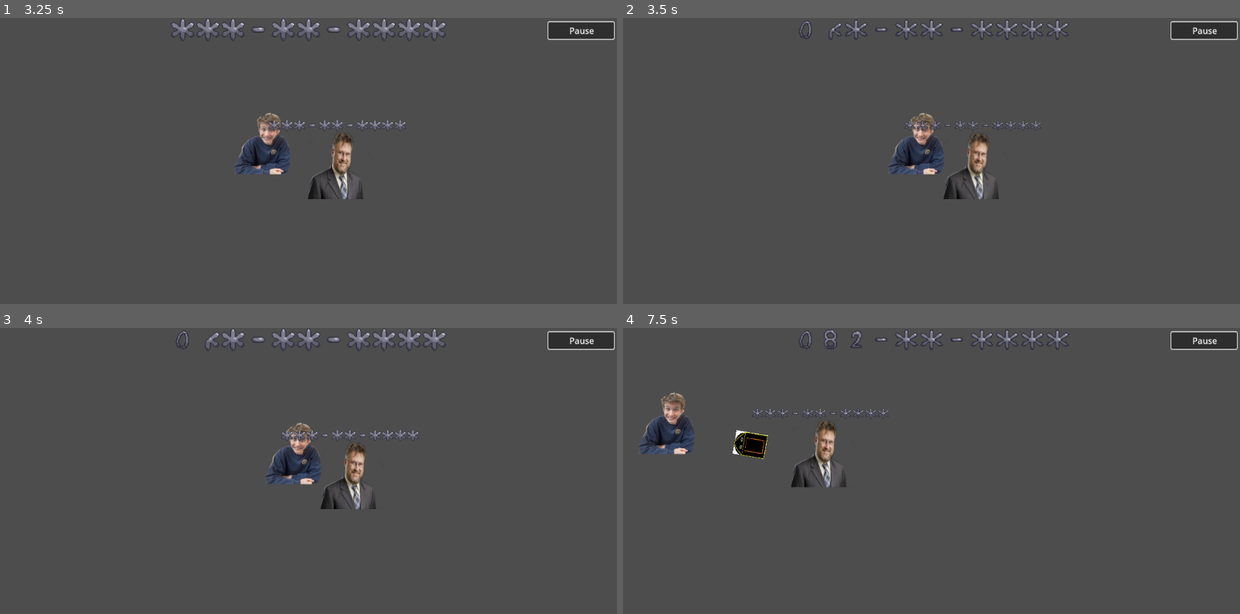
Above: before the commit, frames 1-4 (two rows, left to right).
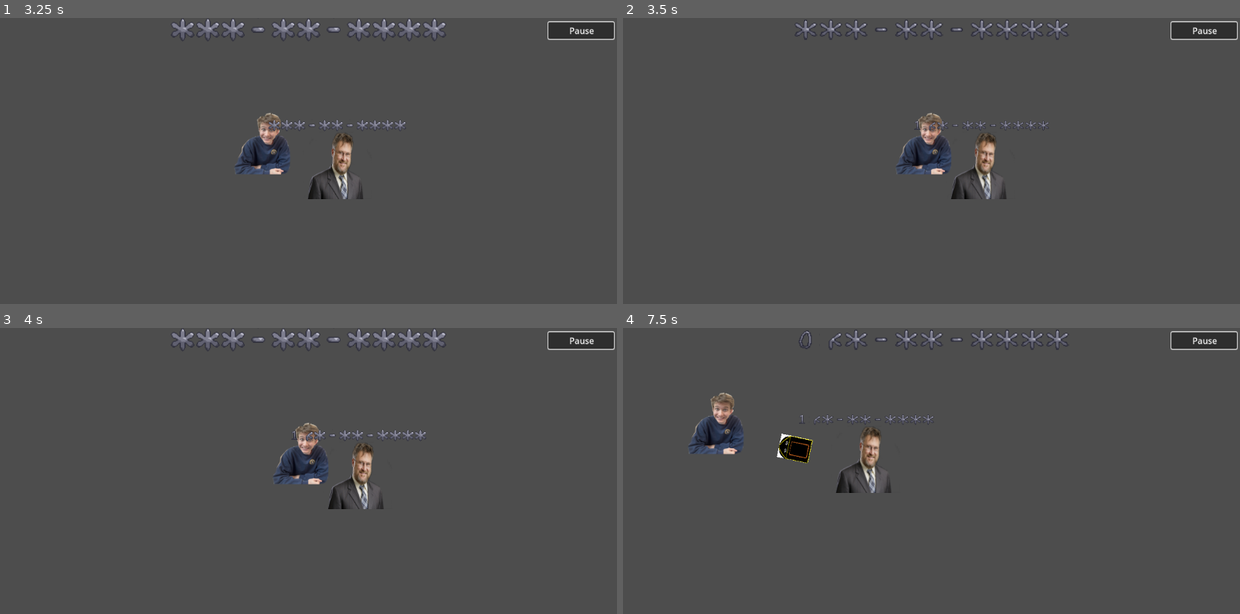
Above: after the commit, the same moments.

Repository: gabcorn/Project1-ECEN4273
Game: Godot game, scene res://Game_Logic_and_UI/main_menu.tscn
Two runs of this game, one before a commit and one after it. Both use one fixed random seed, a clock stepped at 60 frames per second and the inputs below.
Inputs:
- Up to frame 1 (3.25 s): click "Start Game" at 0.5 s; click "Pause" at 1.25 s; click "Return to Play" at 2 s; hold Right (Right) from 2.78 s (still down); tap Up (Up) at 3.02 s
- Up to frame 2 (3.5 s): keep holding Right (Right)
- Up to frame 3 (4 s): keep holding Right (Right); tap Up (Up) at 3.77 s
- Up to frame 4 (7.5 s): release Right (Right) at 4.28 s; hold Left (Left) 4.28-5.03 s; hold Right (Right) 5.03-6.53 s; tap Up (Up) at 5.27, 6.02, 6.77 s; hold Left (Left) 6.53-7.28 s; hold Right (Right) from 7.28 s (still down)

Frame 1 is identical in both runs. In frame 2, 2.2% of the frame differs, in the area x 28-69%, y 0-64%; in frame 3, 2.3%; in frame 4, 4.6%, in the area x 2-51%, y 0-58%.

Commit message:
Adding Walls and Passages
I added collision with the walls as well as a passage that works and leads to the next room. I also added another room to the game through which a player can enter.

Diff:
--- a/Character_Related/movement.gd
+++ b/Character_Related/movement.gd
@@ -113,3 +113,7 @@
 		take_damage(1)
 		await get_tree().create_timer(1.0).timeout
 		i -= 1
+
+
+func _on_passage_body_entered(body: Node2D) -> void:
+	pass # Replace with function body.
--- a/Map_Related/Map.tscn
+++ b/Map_Related/Map.tscn
@@ -1,28 +1,63 @@
-[gd_scene load_steps=6 format=3 uid="uid://bkyw8pc35e8ek"]
+[gd_scene load_steps=10 format=3 uid="uid://bkyw8pc35e8ek"]
 
 [ext_resource type="PackedScene" uid="uid://d3brpoioce6hk" path="res://Character_Related/player_scene.tscn" id="1_2xggm"]
-[ext_resource type="Script" path="res://Game_Logic_and_UI/collision_shape_2d.gd" id="2_x6ech"]
 [ext_resource type="PackedScene" uid="uid://dpxc2jwa0sj86" path="res://Game_Logic_and_UI/ui.tscn" id="3_q0om5"]
+[ext_resource type="Script" path="res://Map_Related/passage.gd" id="4_asn6v"]
 [ext_resource type="PackedScene" uid="uid://blqpjlglprcso" path="res://Character_Related/villain.tscn" id="4_eu8aw"]
 
-[sub_resource type="RectangleShape2D" id="RectangleShape2D_nes1k"]
-size = Vector2(1149, 646)
+[sub_resource type="RectangleShape2D" id="RectangleShape2D_vxqu6"]
+size = Vector2(69.4, 20)
+
+[sub_resource type="RectangleShape2D" id="RectangleShape2D_s2hci"]
+size = Vector2(37, 97.2)
+
+[sub_resource type="RectangleShape2D" id="RectangleShape2D_nb545"]
+size = Vector2(20, 46.1)
+
+[sub_resource type="RectangleShape2D" id="RectangleShape2D_8g3s1"]
+size = Vector2(68.3, 20)
+
+[sub_resource type="RectangleShape2D" id="RectangleShape2D_omphw"]
 
 [node name="Map" type="Node2D"]
 
 [node name="Player" parent="." instance=ExtResource("1_2xggm")]
 position = Vector2(236, 262)
 
-[node name="Area2D" type="Area2D" parent="."]
-
-[node name="CollisionShape2D" type="CollisionShape2D" parent="Area2D"]
-physics_interpolation_mode = 1
-position = Vector2(576, -324)
-shape = SubResource("RectangleShape2D_nes1k")
-one_way_collision_margin = 22.9
-script = ExtResource("2_x6ech")
-
 [node name="CanvasLayer" parent="." instance=ExtResource("3_q0om5")]
 
 [node name="Villain" parent="." instance=ExtResource("4_eu8aw")]
 position = Vector2(700, 280)
+
+[node name="Walls" type="StaticBody2D" parent="."]
+
+[node name="South-Wall" type="CollisionShape2D" parent="Walls"]
+position = Vector2(512, 848)
+scale = Vector2(20, 20)
+shape = SubResource("RectangleShape2D_vxqu6")
+
+[node name="West-Wall" type="CollisionShape2D" parent="Walls"]
+position = Vector2(-181, 383)
+scale = Vector2(10, 10)
+shape = SubResource("RectangleShape2D_s2hci")
+
+[node name="East-Wall" type="CollisionShape2D" parent="Walls"]
+position = Vector2(1350, 304)
+scale = Vector2(20, 20)
+shape = SubResource("RectangleShape2D_nb545")
+
+[node name="North-Wall" type="CollisionShape2D" parent="Walls"]
+position = Vector2(557, -198)
+scale = Vector2(20, 20)
+shape = SubResource("RectangleShape2D_8g3s1")
+
+[node name="Passage" type="Area2D" parent="."]
+script = ExtResource("4_asn6v")
+
+[node name="CollisionShape2D" type="CollisionShape2D" parent="Passage"]
+position = Vector2(1151, 290)
+scale = Vector2(5, 5)
+shape = SubResource("RectangleShape2D_omphw")
+
+[connection signal="body_entered" from="Passage" to="Player" method="_on_passage_body_entered"]
+[connection signal="body_entered" from="Passage" to="Passage" method="_on_body_entered"]
--- /dev/null
+++ b/Map_Related/Room1.tscn
@@ -0,0 +1,58 @@
+[gd_scene load_steps=9 format=3 uid="uid://b2q1uo1427ksy"]
+
+[ext_resource type="PackedScene" uid="uid://d3brpoioce6hk" path="res://Character_Related/player_scene.tscn" id="1_7m2cu"]
+[ext_resource type="PackedScene" uid="uid://dpxc2jwa0sj86" path="res://Game_Logic_and_UI/ui.tscn" id="2_f6jq6"]
+[ext_resource type="Script" path="res://Map_Related/passage.gd" id="3_ssdce"]
+
+[sub_resource type="RectangleShape2D" id="RectangleShape2D_8sn3p"]
+size = Vector2(69.4, 20)
+
+[sub_resource type="RectangleShape2D" id="RectangleShape2D_tpgoi"]
+size = Vector2(37, 97.2)
+
+[sub_resource type="RectangleShape2D" id="RectangleShape2D_annav"]
+size = Vector2(20, 46.1)
+
+[sub_resource type="RectangleShape2D" id="RectangleShape2D_u7lxu"]
+size = Vector2(68.3, 20)
+
+[sub_resource type="RectangleShape2D" id="RectangleShape2D_eb231"]
+
+[node name="Room1" type="Node2D"]
+
+[node name="Player" parent="." instance=ExtResource("1_7m2cu")]
+position = Vector2(236, 262)
+
+[node name="CanvasLayer" parent="." instance=ExtResource("2_f6jq6")]
+
+[node name="Walls" type="StaticBody2D" parent="."]
+
+[node name="South-Wall" type="CollisionShape2D" parent="Walls"]
+position = Vector2(512, 848)
+scale = Vector2(20, 20)
+shape = SubResource("RectangleShape2D_8sn3p")
+
+[node name="West-Wall" type="CollisionShape2D" parent="Walls"]
+position = Vector2(-181, 383)
+scale = Vector2(10, 10)
+shape = SubResource("RectangleShape2D_tpgoi")
+
+[node name="East-Wall" type="CollisionShape2D" parent="Walls"]
+position = Vector2(1350, 304)
+scale = Vector2(20, 20)
+shape = SubResource("RectangleShape2D_annav")
+
+[node name="North-Wall" type="CollisionShape2D" parent="Walls"]
+position = Vector2(557, -198)
+scale = Vector2(20, 20)
+shape = SubResource("RectangleShape2D_u7lxu")
+
+[node name="Passage" type="Area2D" parent="."]
+script = ExtResource("3_ssdce")
+
+[node name="CollisionShape2D" type="CollisionShape2D" parent="Passage"]
+position = Vector2(1151, 290)
+scale = Vector2(5, 5)
+shape = SubResource("RectangleShape2D_eb231")
+
+[connection signal="body_entered" from="Passage" to="Passage" method="_on_body_entered"]
--- a/Map_Related/passage.gd
+++ b/Map_Related/passage.gd
@@ -5,18 +5,21 @@
 func _ready() -> void:
 	pass # Replace with function body.
 
-
 # Called every frame. 'delta' is the elapsed time since the previous frame.
 func _process(delta: float) -> void:
 	pass
 
 func change_room():
-	var tween = get_tree().create_tween()
-	tween.tween_property($ColorRect, "modulate:a", 1.0, 0.5)  # Fade to black
-	await tween.finished
-	get_tree().change_scene_to_file("res://NextRoom.tscn")  # Change to your next room scene
+	get_tree().change_scene_to_file("res://Map_Related/Room1.tscn")  # Change to your next room scene
 
 func _on_Passage_body_entered(body):
 	if body.name == "Player":
 		print("You entered the passage!")
 		change_room()
+
+
+func _on_body_entered(body: Node2D) -> void:
+	if body.name == "Player":
+		print("You entered the passage!")
+		change_room()
+	# Replace with function body.
